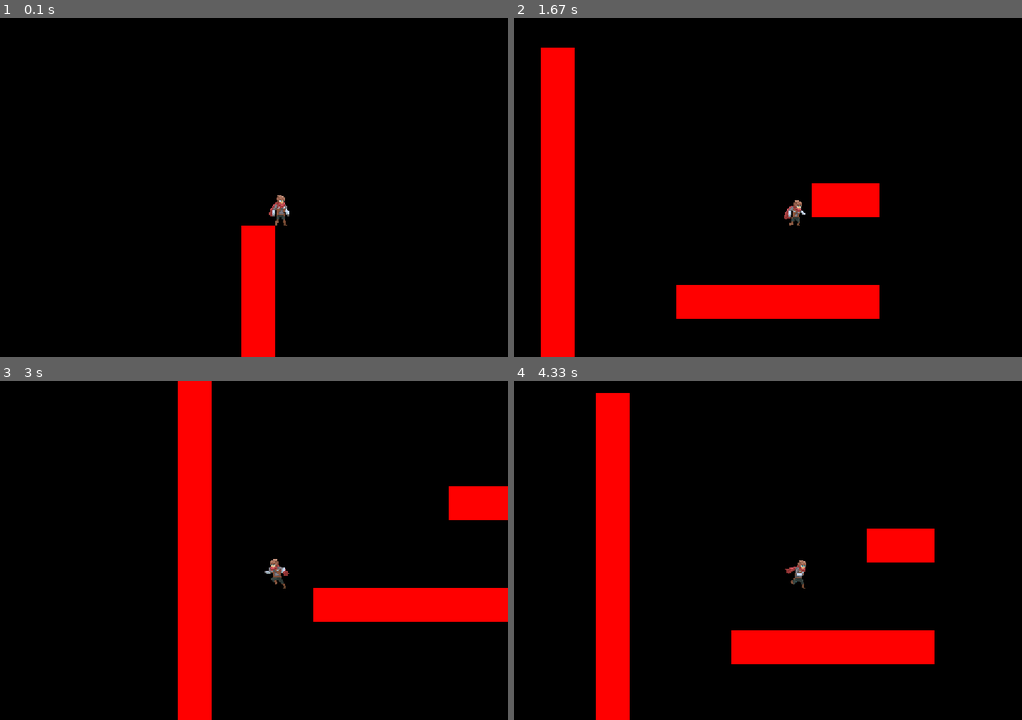
Above: before the commit, frames 1-4 (two rows, left to right).
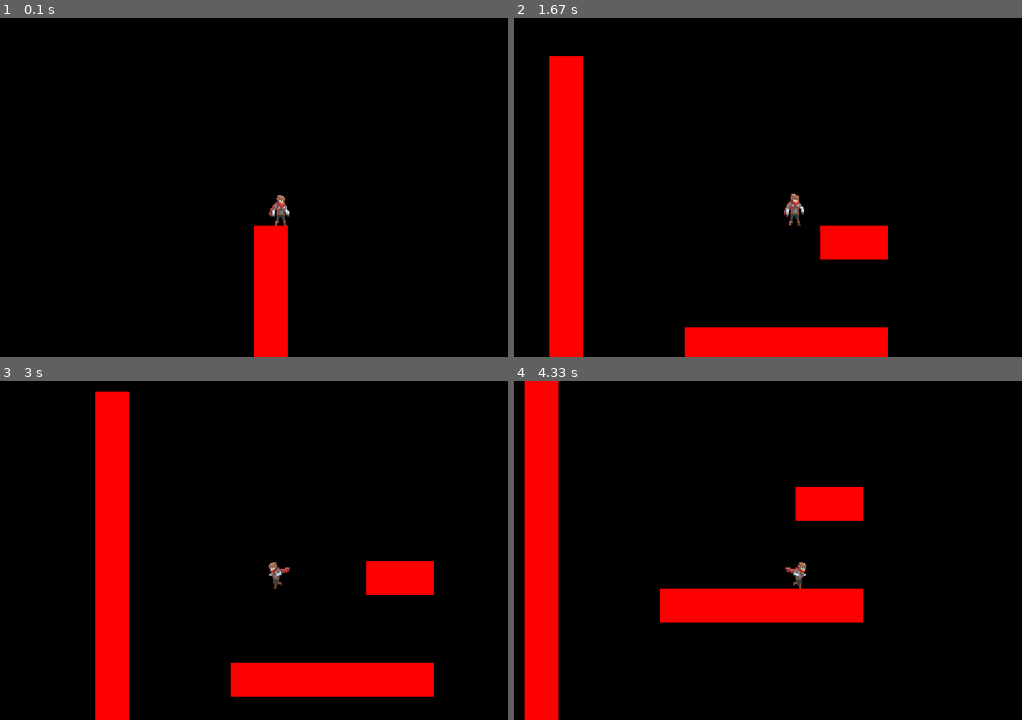
Above: after the commit, the same moments.

Repository: gabriellima77/Projeto_Pygame
Game: pygame game, started from main.py
Two runs of this game, one before a commit and one after it. Both use one fixed random seed, a clock stepped at 60 frames per second and the inputs below.
Inputs:
- Up to frame 1 (0.1 s): no input
- Up to frame 2 (1.67 s): hold A 0.33-0.8 s; hold Right 0.33-0.8 s; hold Right 0.83-1.3 s; hold W 1.33-1.63 s
- Up to frame 3 (3 s): hold Right 1.67-2.13 s; hold A 2.17-2.7 s; hold Left from 2.73 s (still down)
- Up to frame 4 (4.33 s): release Left at 3.13 s; hold W 3.17-3.53 s; hold Right 3.57-4.2 s; hold A from 4.23 s (still down)

The runs differ from the first frame. In frame 1, 1.9% of the frame differs, in the area x 47-57%, y 61-100%; in frame 2, 14%; in frame 3, 23%; in frame 4, 24%, in the area x 2-83%, y 0-100%.

Commit message:
change collision

Diff:
--- a/main.py
+++ b/main.py
@@ -18,8 +18,36 @@
 background = pygame.image.load("img/background.jpg")
 
 
-def show_text(x, y, text, color, font):
-    text_render = font.render(text, True, color)
+def get_collision(player, tile):
+    hit_rect_list = []
+    for i in tile:
+        if player.rect.colliderect(i.rect):
+            hit_rect_list.append(i.rect)
+    return hit_rect_list
+
+
+def collision(player, tiles):
+    hits = get_collision(player, tiles)
+    for hit in hits:
+        if player.rect.left < hit.right and (player.rect.left > hit.left and hit.bottom < player.rect.bottom):
+            player.rect.left = hit.right
+            player.velocity.x = 0
+            player.position.x = player.rect.left
+        elif player.rect.right > hit.left and (player.rect.right < hit.right and hit.bottom < player.rect.bottom):
+            player.rect.right = hit.left
+            player.velocity.x = 0
+            player.position.x = player.rect.right - 49
+        elif player.rect.bottom > hit.top and player.rect.bottom < hit.bottom:
+            player.rect.bottom = hit.top + 1
+            player.position.y = player.rect.top
+            player.velocity.y = 0
+            player.jumping = False
+        elif player.rect.top + 5 < hit.bottom and player.velocity.y < 0:
+            player.velocity.y = 0
+
+
+def show_text(x, y, text, text_color, text_font):
+    text_render = text_font.render(text, True, text_color)
     display.blit(text_render, (x, y))
 
 
@@ -38,67 +66,33 @@
         clock.tick(FPS)
 
 
-all_sprites = pygame.sprite.Group()
-player = Player()
-platforms = pygame.sprite.Group()
-all_sprites.add(player)
-
-
-def load_map():
+def load_map(sprites, platform):
     file = open("map.txt", "r")
-    map = file.read()
+    m = file.read()
     i = j = 0
-    for cell in map:
+    for cell in m:
         if cell == '\n':
             i += 1
             j = -1
         if cell == '1':
             p = Platforms(j, i)
-            all_sprites.add(p)
-            platforms.add(p)
+            sprites.add(p)
+            platform.add(p)
         j += 1
     file.close()
     return i*32, j*32
 
 
-def collision_test():
-    hit_list = []
-    tiles = []
-    for p in platforms:
-        tiles.append(p.rect)
-    for tile in tiles:
-        if player.rect.colliderect(tile):
-            hit_list.append(tile)
-    return hit_list
-
-
-def collision():
-    hit_list = collision_test()
-    highest = smallest = 0
-    for tile in hit_list:
-        if player.rect.right - 8 > tile.left  and player.rect.right - 8 < tile.right and player.rect.bottom >= tile.bottom:
-            player.rect.right = tile.left - 16
-            player.velocity.x = 0
-            player.position.x = player.rect.right
-        elif player.rect.left + 8 <= tile.right and player.rect.left + 8 > tile.left and player.rect.bottom >= tile.bottom:
-            player.rect.left = tile.right + 18
-            player.velocity.x = 0
-            player.position.x = player.rect.left
-        elif player.velocity.y > 0:
-            player.velocity.y = 0
-            player.rect.bottom = tile.top - 18
-            player.position.y = player.rect.bottom
-            player.jumping = False
-
-
-map_size = load_map()
-
-
 def game():
     running = True
+    all_sprites = pygame.sprite.Group()
+    platforms = pygame.sprite.Group()
+    player = Player(platforms)
+    all_sprites.add(player)
+    map_size = load_map(all_sprites, platforms)
     camera = Camera(map_size[0], map_size[1])
     while running:
-        collision()
+        collision(player, platforms)
         for event in pygame.event.get():
             if event.type == QUIT:
                 pygame.quit()
--- a/map.txt
+++ b/map.txt
@@ -1,5 +1,5 @@
 0000000000000001
-0000000000000001
+1000000000000001
 1000000000000001
 1000000000000001
 1000000000000001
--- a/sprites.py
+++ b/sprites.py
@@ -5,8 +5,9 @@
 
 
 class Player(pygame.sprite.Sprite):
-    def __init__(self):
+    def __init__(self, plat):
         pygame.sprite.Sprite.__init__(self)
+        self.plat = plat
         self.current_frame = 0
         self.last_update = 0
         self.load_images()
@@ -14,18 +15,26 @@
         self.rect = self.image.get_rect()
         self.velocity = vect(0, 0)
         self.acceleration = vect(0, 0)
-        self.position = vect(self.rect.height, self.rect.width)
+        self.position = vect(0, 0)
         self.walking = False
         self.jumping = False
-        self.collide = False
 
     def load_images(self):
-        path ='img/sprites/'
-        self.sprite_idle = (pygame.image.load(path + "idle/adventurer-idle-00.png").convert(), pygame.image.load(path + "idle/adventurer-idle-01.png").convert(), pygame.image.load(path + "idle/adventurer-idle-02.png").convert())
-        self.sprite_run_r = (pygame.image.load(path + "run/adventurer-run-00.png").convert(), pygame.image.load(path + "run/adventurer-run-01.png").convert(), pygame.image.load(path + "run/adventurer-run-02.png").convert(),
-                    pygame.image.load(path + "run/adventurer-run-03.png").convert(), pygame.image.load(path + "run/adventurer-run-04.png").convert(), pygame.image.load(path + "run/adventurer-run-05.png").convert())
-        self.sprite_jump_r = (pygame.image.load(path +"jump/adventurer-jump-00.png").convert(), pygame.image.load(path +"jump/adventurer-jump-01.png").convert(), pygame.image.load(path +"jump/adventurer-jump-02.png").convert(),
-                             pygame.image.load(path +"jump/adventurer-jump-03.png").convert(), pygame.image.load(path +"jump/adventurer-jump-04.png").convert())
+        path = 'img/sprites/'
+        self.sprite_idle = (pygame.image.load(path + "idle/adventurer-idle-00.png").convert(),
+                            pygame.image.load(path + "idle/adventurer-idle-01.png").convert(),
+                            pygame.image.load(path + "idle/adventurer-idle-02.png").convert())
+        self.sprite_run_r = (pygame.image.load(path + "run/adventurer-run-00.png").convert(),
+                             pygame.image.load(path + "run/adventurer-run-01.png").convert(),
+                             pygame.image.load(path + "run/adventurer-run-02.png").convert(),
+                             pygame.image.load(path + "run/adventurer-run-03.png").convert(),
+                             pygame.image.load(path + "run/adventurer-run-04.png").convert(),
+                             pygame.image.load(path + "run/adventurer-run-05.png").convert())
+        self.sprite_jump_r = (pygame.image.load(path + "jump/adventurer-jump-00.png").convert(),
+                              pygame.image.load(path + "jump/adventurer-jump-01.png").convert(),
+                              pygame.image.load(path + "jump/adventurer-jump-02.png").convert(),
+                              pygame.image.load(path + "jump/adventurer-jump-03.png").convert(),
+                              pygame.image.load(path + "jump/adventurer-jump-04.png").convert())
         self.sprite_run_l = []
         self.sprite_jump_l = []
         for s in self.sprite_run_r:
@@ -41,18 +50,18 @@
         self.animate()
         self.acceleration = vect(0, GRAV)
         keys = pygame.key.get_pressed()
-        if (keys[K_LEFT] or keys[K_a]):
+        if keys[K_LEFT] or keys[K_a]:
             self.acceleration.x = -PLAYER_ACC
-        if (keys[K_RIGHT] or keys[K_d]):
+        if keys[K_RIGHT] or keys[K_d]:
             self.acceleration.x = PLAYER_ACC
         # Movement
         self.acceleration.x += self.velocity.x * PLAYER_FRICTION
         self.velocity += self.acceleration
         if abs(self.velocity.x) < 0.5:
             self.velocity.x = 0
-        if not self.collide:
-            self.position += self.velocity + 0.5 * self.acceleration
-            self.rect.center = self.position
+        self.position += self.velocity + 0.5 * self.acceleration
+        self.rect.x = self.position.x
+        self.rect.y = self.position.y
 
     def animate(self):
         now = pygame.time.get_ticks()
